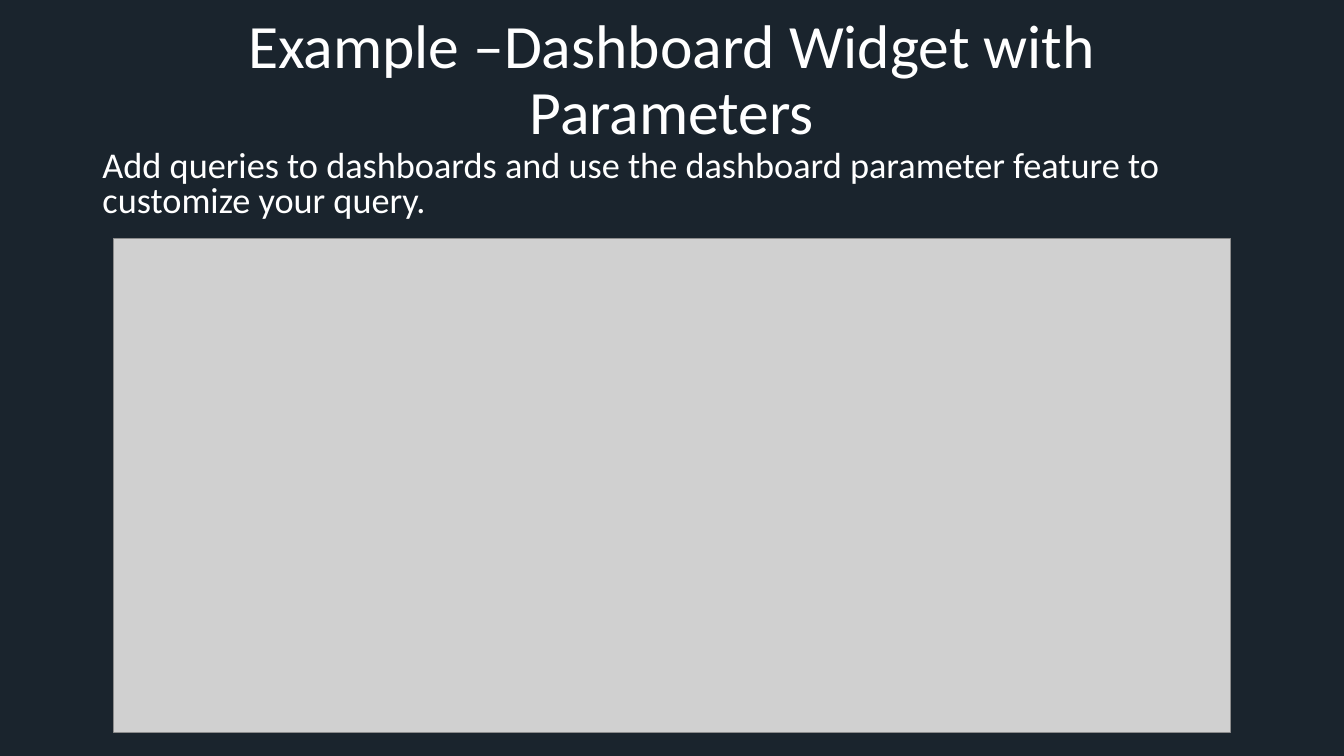
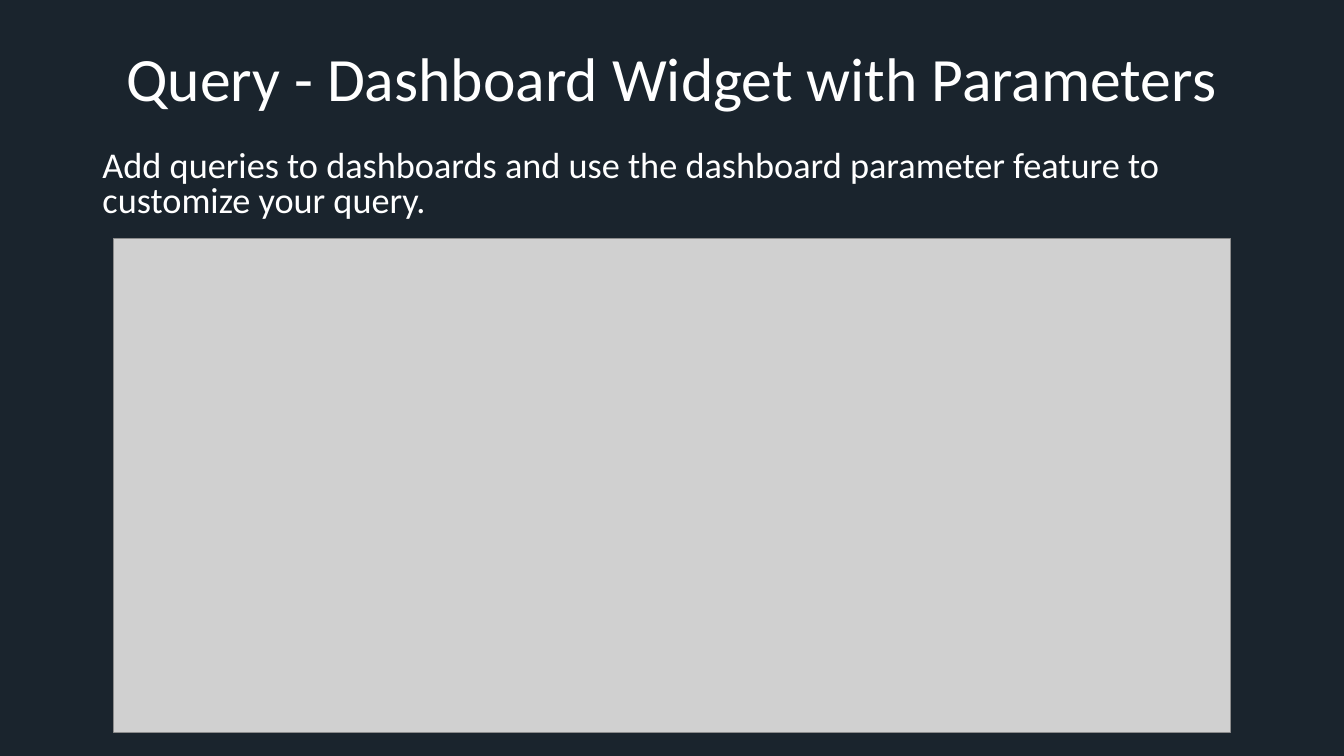
Before and after one commit to xresch/CoreFramework, a slide deck: slide 28 of docs/CFW_Features.pptx (slide 19 before the commit). Drawn at 1344x756 pixels with LibreOffice and Linux fonts; fonts in the diff are those of the drawing; grey boxes stand for pictures. Boxes give left, top, right and bottom in pixels: in the first picture for what was removed or moved away, otherwise in the second. Text is boxed around its words. In the diff, an @@ line names an element or a change of style, - is before the commit and + after.

```diff
--- a/docs/CFW_Features.pptx
+++ b/docs/CFW_Features.pptx
@@ title at (126,58,1216,112): text changed @@
-Example –Dashboard Widget with Parameters
+Query - Dashboard Widget with Parameters
```
Also in this commit, not shown: 8 other slides changed, 13 slides added, 2 other files.
